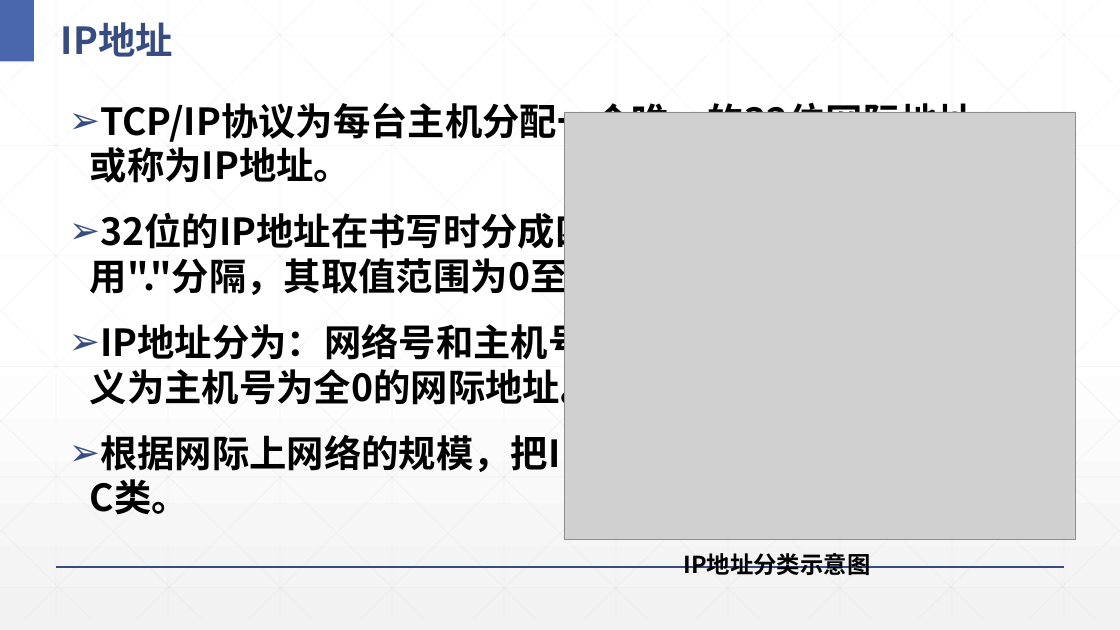
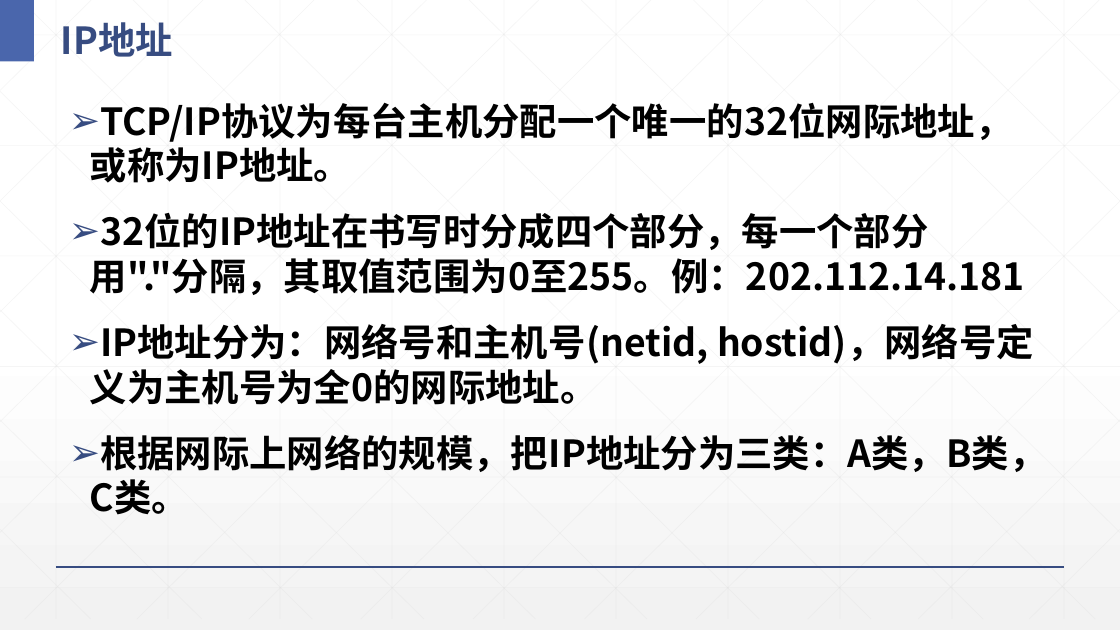
Before and after one commit to Panamera-Turbo/Java-program-term_3rd, a slide deck: slide 7 of PPT/J10-网络编程.pptx. Drawn at 1120x630 pixels with LibreOffice and Linux fonts; fonts in the diff are those of the drawing; grey boxes stand for pictures. Boxes give left, top, right and bottom in pixels: in the first picture for what was removed or moved away, otherwise in the second. Text is boxed around its words. In the diff, an @@ line names an element or a change of style, - is before the commit and + after.

```diff
--- a/PPT/J10-网络编程.pptx
+++ b/PPT/J10-网络编程.pptx
@@ picture removed at (x1=565, y1=112, x2=1075, y2=539) @@
@@ text removed at (x1=684, y1=553, x2=871, y2=575) @@
-IP地址分类示意图
```
Also in this commit, not shown: 1 other slide changed, 1 slide added, 10 other files.
